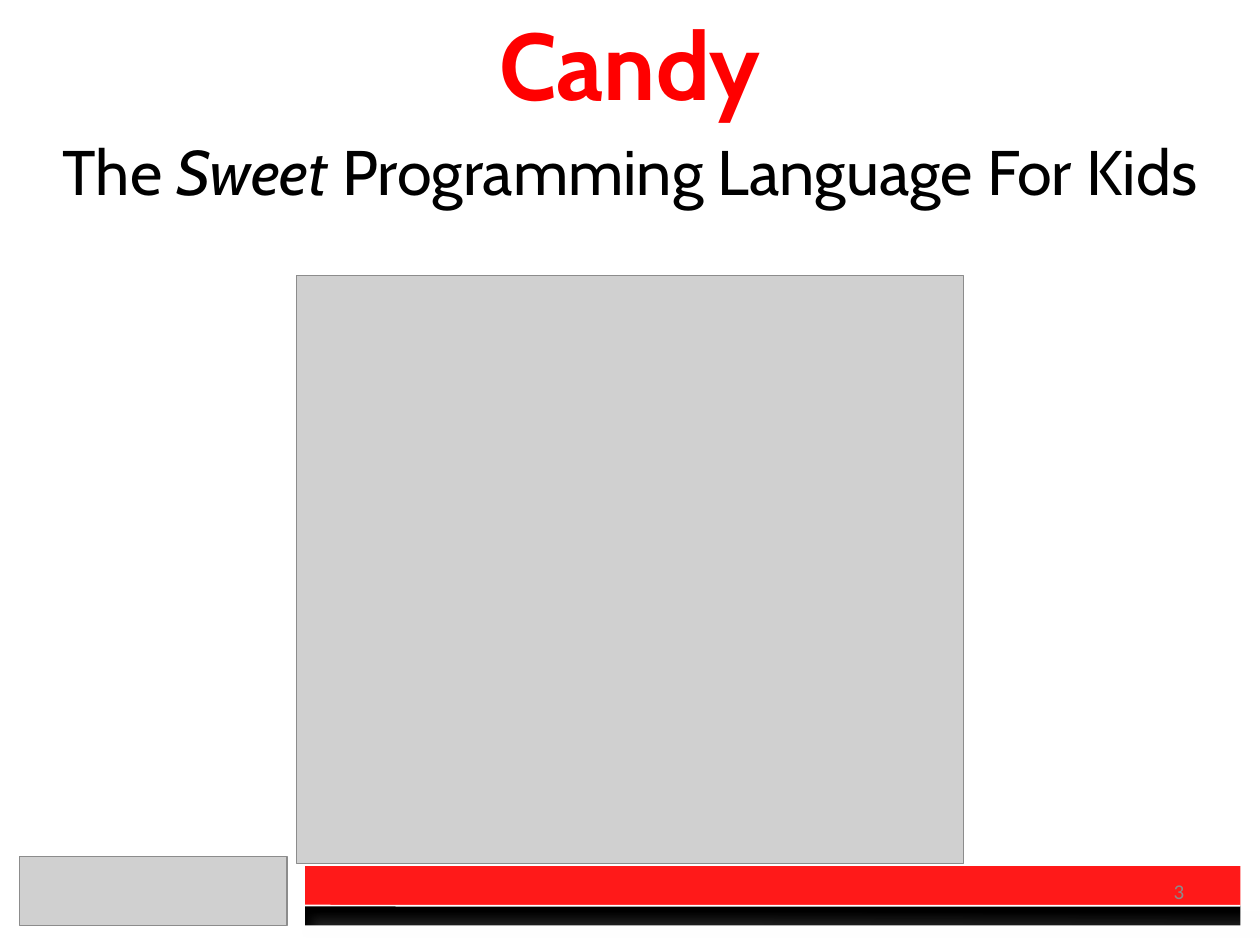
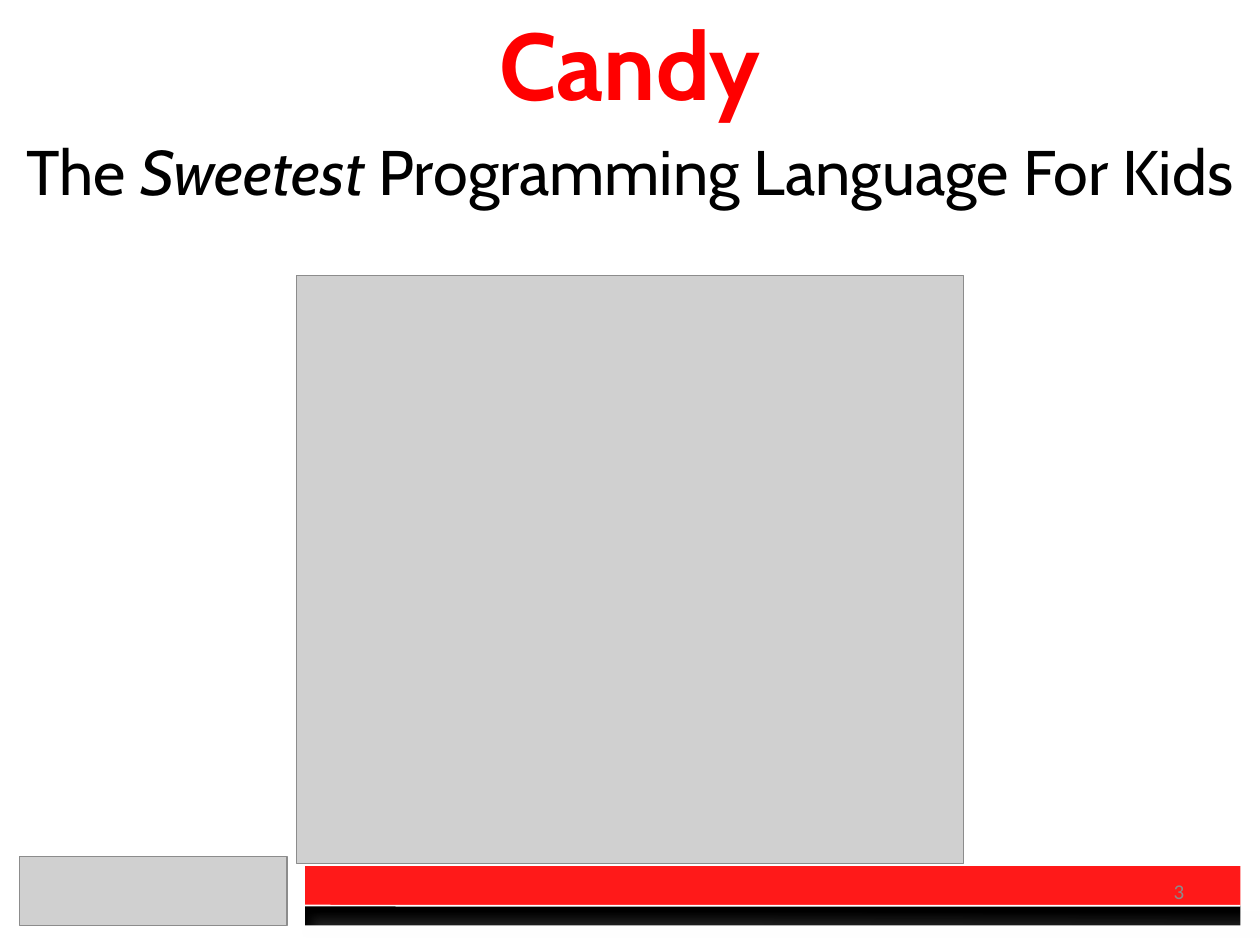
Before and after one commit to charberg/OEC2016, a slide deck: slide 3 of Presentation.pptx. Drawn at 1260x945 pixels with LibreOffice and Linux fonts; fonts in the diff are those of the drawing; grey boxes stand for pictures. Boxes give left, top, right and bottom in pixels: in the first picture for what was removed or moved away, otherwise in the second. Text is boxed around its words. In the diff, an @@ line names an element or a change of style, - is before the commit and + after.

```diff
--- a/Presentation.pptx
+++ b/Presentation.pptx
@@ text at [27,147,1234,210]: text changed @@
-The Sweet Programming Language For Kids
+The Sweetest Programming Language For Kids
```
Also in this commit, not shown: 1 other slide changed, 4 other files.
